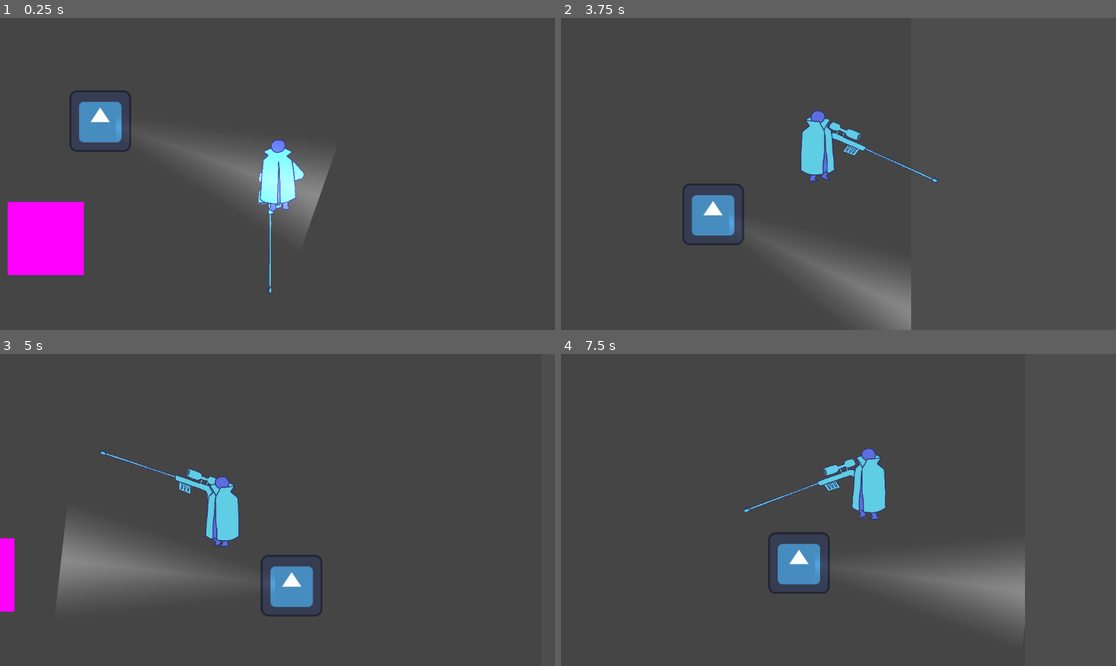
Above: before the commit, frames 1-4 (two rows, left to right).
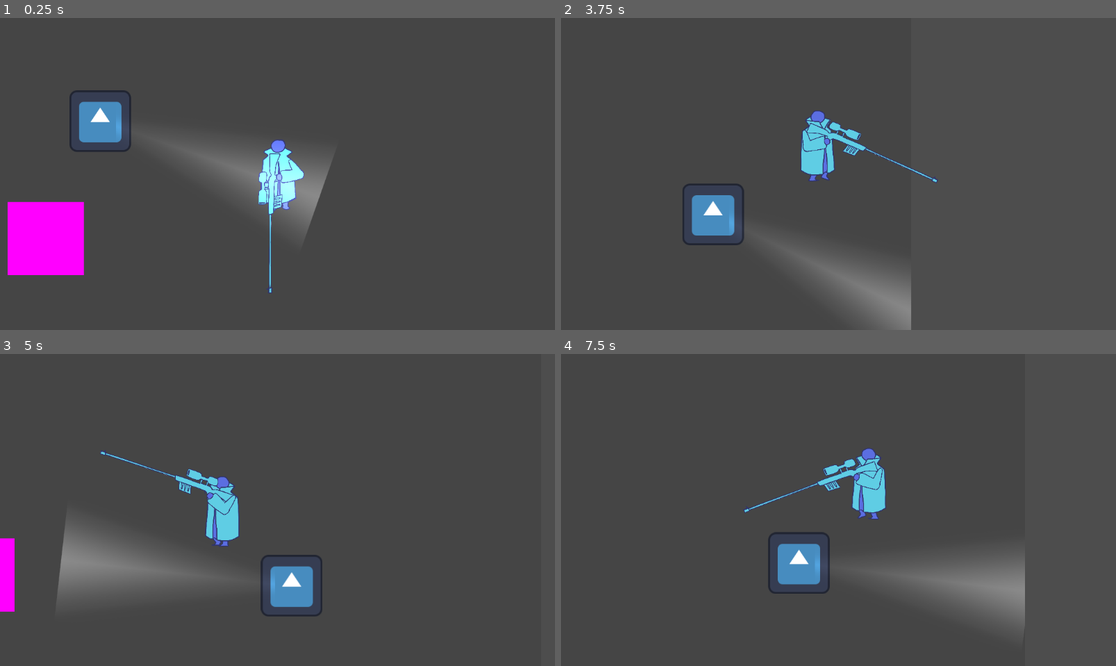
Above: after the commit, the same moments.

Repository: lonelyfloat/brackeys2025
Game: Godot game, scene res://basicTestScene.tscn
Two runs of this game, one before a commit and one after it. Both use one fixed random seed, a clock stepped at 60 frames per second and the inputs below. The engine's default icon, where the game draws it, is replaced by a stand-in: a white triangle on a blue panel in a dark square.
Inputs (mouse positions are in pixels of both pictures, inside the frame that each line leads up to):
- Up to frame 1 (0.25 s): no input
- Up to frame 2 (3.75 s): move the mouse to (960, 158) at 0.52 s; hold D (move_right) 0.53-1.28 s; move the mouse to (727, 189) at 1.27 s; hold S (move_down) 1.28-2.03 s; move the mouse to (894, 105) at 2.02 s; hold D (move_right) 2.03-2.78 s; move the mouse to (810, 236) at 2.77 s; hold W (move_up) 2.78-3.53 s; move the mouse to (1005, 220) at 3.52 s; hold A (move_left) from 3.53 s (still down)
- Up to frame 3 (5 s): keep holding A (move_left); move the mouse to (111, 463) at 4.27 s
- Up to frame 4 (7.5 s): move the mouse to (866, 510) at 5.02 s; release A (move_left) at 5.03 s; hold S (move_down) 5.03-5.78 s; move the mouse to (755, 432) at 5.77 s; hold D (move_right) 5.78-6.53 s; move the mouse to (960, 494) at 6.52 s; hold W (move_up) 6.53-7.28 s; move the mouse to (727, 525) at 7.27 s; hold D (move_right) from 7.28 s (still down)

The runs differ from the first frame. In frame 1, 0.3% of the frame differs, in the area x 46-54%, y 43-63%; in frame 2, 0.1%; in frame 3, 0.1%; in frame 4, 0.1%.

Commit message:
it functions i swear

Diff:
--- a/player.gd
+++ b/player.gd
@@ -43,14 +43,6 @@
 			armR.visible = false
 			armL.visible = true
 
-		if velocity.y > 0:
-			armR.z_index = 4
-			armL.z_index = 4
-			sniber.z_index = 1
-		else:
-			armR.z_index = -4
-			armL.z_index = -4
-			sniber.z_index = -1
 
 	if(input_vector != Vector2.ZERO && !bouncing):
 		if velocity.length() >= speed:
@@ -104,6 +96,9 @@
 
 
 	if(abs(input_vector.x) >= abs(input_vector.y)):
+		armR.z_index = 4
+		armL.z_index = 4
+		sniber.z_index = 1
 		if(get_local_mouse_position().x > 0 && input_vector.x != 0):
 			sprite.play("moveR")
 		elif(get_local_mouse_position().x < 0 && input_vector.x != 0):
@@ -114,6 +109,9 @@
 			sprite.play("idleL")
 		elif(y_dir > 0):
 			sprite.play("idleB")
+			armR.z_index = -4
+			armL.z_index = -4
+			sniber.z_index = -1
 		elif(y_dir < 0):
 			sprite.play("idleF")
 		else:
@@ -123,6 +121,12 @@
 		if(input_vector.y > 0):
 			sprite.play("moveF")
 			y_dir = -1
+			armR.z_index = 4
+			armL.z_index = 4
+			sniber.z_index = 1
 		elif(input_vector.y < 0):
 			sprite.play("moveB")
 			y_dir = 1
+			armR.z_index = -4
+			armL.z_index = -4
+			sniber.z_index = -1
